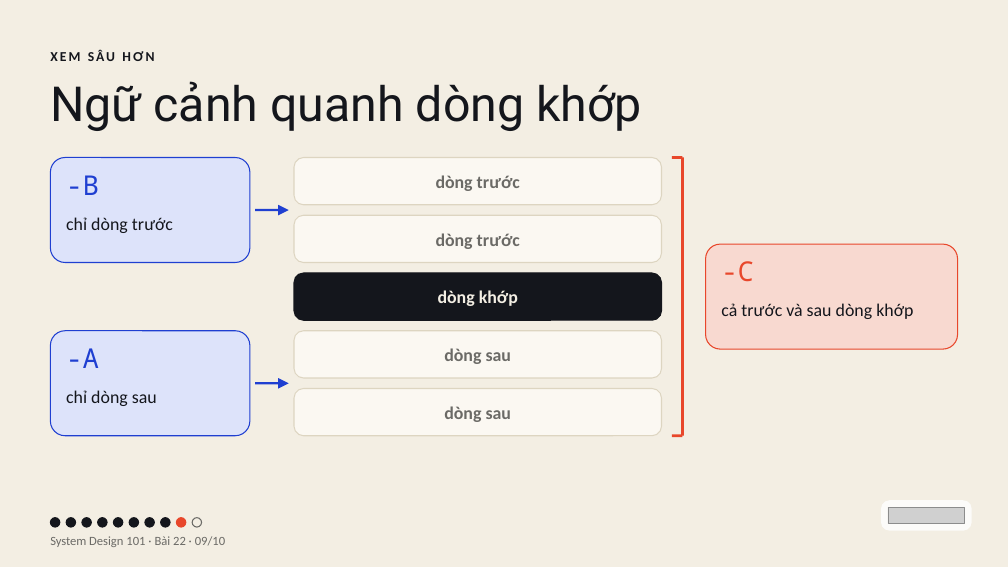
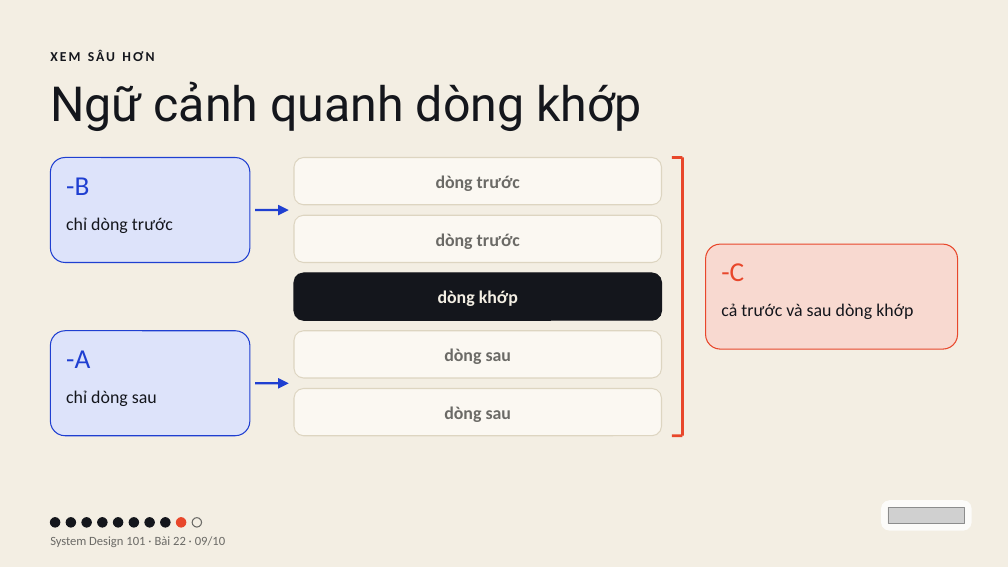
Before and after one commit to vohoailinh90/tool-marketing-studio, a slide deck: slide 9 of system-design-101/vi/lessons/sd-13-022/slides/sd-13-022.pptx. Drawn at 1008x567 pixels with LibreOffice and Linux fonts; fonts in the diff are those of the drawing; grey boxes stand for pictures. Boxes give left, top, right and bottom in pixels: in the first picture for what was removed or moved away, otherwise in the second. Text is boxed around its words. In the diff, an @@ line names an element or a change of style, - is before the commit and + after.

```diff
--- a/system-design-101/vi/lessons/sd-13-022/slides/sd-13-022.pptx
+++ b/system-design-101/vi/lessons/sd-13-022/slides/sd-13-022.pptx
@@ font Noto Sans Mono to Calibri in 3 elements at bbox=[66, 177, 89, 195], bbox=[66, 350, 90, 368], bbox=[721, 263, 744, 281] @@
```
Also in this commit, not shown: 5 other slides changed, 3 other files.
